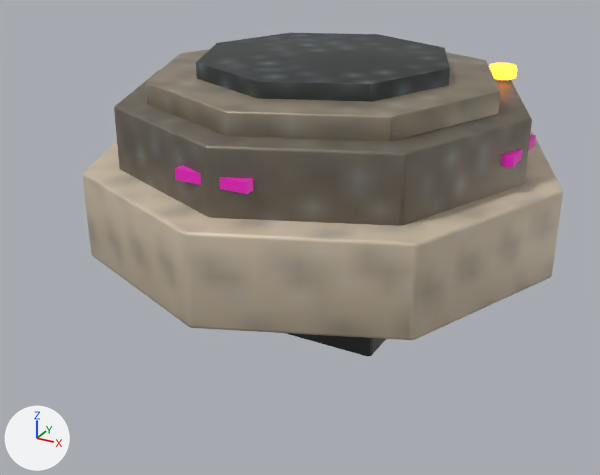
Two versions of the glTF model assets/models/buildings/turret.glb, one commit apart.
Camera for both pictures: a camera (50 mm lens) standing at (0.846, -1.655, 0.955) and looking at (-0.02, -0.08, 0.168). The axes (+X, +Y, +Z) are drawn at lower left. The lights are the same throughout. The picture after the commit comes second. Vertices at exactly the same position are counted once.

Names of what the first picture shows: 'Sandwar3D'.
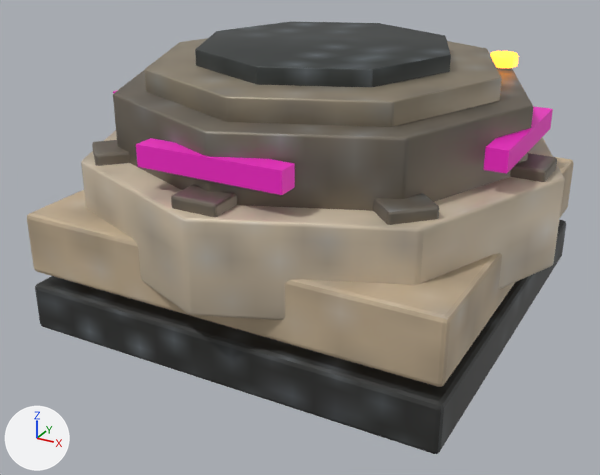
Location of each change, (x1, y1, x2, y2) in pixels of the pictures (600 x 475 px; the box of a moved part takes in the faces that stretch with it):
'Sandwar3D', reshaped (14% wider, 34% taller): before (83, 33, 563, 356); after (27, 21, 574, 454)
part 1 of me_cube, moved or reshaped: before (83, 132, 563, 340); after (81, 130, 565, 320)
part 2 of me_cube, moved or reshaped: before (114, 70, 532, 226); after (113, 67, 533, 211)
part 3 of me_cube, moved or reshaped: before (145, 49, 500, 141); after (144, 38, 502, 127)
part 4 of me_cube, moved or reshaped: before (196, 33, 450, 102); after (195, 21, 451, 87)
part 5 of me_cube, moved or reshaped: before (175, 165, 254, 194); after (136, 138, 295, 195)
part 6 of me_cube, moved or reshaped: before (501, 134, 536, 168); after (484, 106, 553, 174)
part 7 of me_cube, moved or reshaped: before (489, 62, 517, 80); after (490, 51, 519, 68)
part 8 of me_cube, moved or reshaped: before (286, 333, 386, 356); after (27, 140, 574, 454)
part 9 of me_cube, moved or reshaped (not visible before): after (510, 153, 557, 182)
part 10 of me_cube, moved or reshaped (not visible before): after (171, 185, 237, 217)

The change, as a diff of the scene's bpy script:
```diff
--- a/assets/models/buildings/turret.glb.py
+++ b/assets/models/buildings/turret.glb.py
@@ me_cube @@
 # used by ob_sandwar3d; location = (0.0, 0.0, 0.0)
-me_cube.from_pydata(...)  # 1544 vertices, 2984 faces; spans x -0.548..0.548, y -0.548..0.548, z 0.0..0.585
+me_cube.from_pydata(...)  # 1544 vertices, 2984 faces; spans x -0.548..0.548, y -0.548..0.548, z 0.0..0.612
+# me_cube part 1: the loose piece of 112 vertices spanning x -0.548..0.548, y -0.548..0.548, z 0.163..0.362 is moved by (0.0, 0.0, 0.028)
+# me_cube part 2: the loose piece of 112 vertices spanning x -0.469..0.469, y -0.469..0.469, z 0.343..0.502 is moved by (0.0, 0.0, 0.027)
+# me_cube part 3: the loose piece of 112 vertices spanning x -0.399..0.399, y -0.399..0.399, z 0.495..0.55 is moved by (0.0, 0.0, 0.027)
+# me_cube part 4: the loose piece of 112 vertices spanning x -0.29..0.29, y -0.29..0.29, z 0.54..0.585 is moved by (0.0, 0.0, 0.027)
+# me_cube part 5: the loose piece of 8 vertices spanning x -0.08..0.08, y -0.461..-0.439, z 0.421..0.444 is scaled about its middle by 2, then moved by (0.0, 0.0, 0.028)
+# me_cube part 6: the loose piece of 8 vertices spanning x 0.439..0.461, y -0.085..0.085, z 0.421..0.444 is scaled about its middle by 2, then moved by (0.0, 0.0, 0.028)
+# me_cube part 7: the loose piece of 112 vertices spanning x 0.297..0.363, y 0.227..0.293, z 0.518..0.548 is moved by (0.0, 0.0, 0.027)
+# me_cube part 8: 840 of 1544 vertices moved; they spanned x -0.48..0.355, y -0.355..0.48, z 0.0..0.34 and now span x -0.52..0.482, y -0.482..0.52, z 0.0..0.415; mean shift (0.0, 0.0, 0.028); largest move (-0.237, -0.237, 0.051) -> (-0.478, -0.478, 0.106)
+# me_cube part 9: 56 of 1544 vertices moved; they spanned x 0.4..0.48, y -0.025..0.025, z 0.245..0.34 and now span x 0.36..0.52, y -0.05..0.05, z 0.225..0.415; mean shift (0.0, 0.0, 0.028); largest move (0.406, -0.023, 0.338) -> (0.366, -0.048, 0.413)
+# me_cube part 10: 56 of 1544 vertices moved; they spanned x -0.025..0.025, y -0.48..-0.4, z 0.245..0.34 and now span x -0.05..0.05, y -0.52..-0.36, z 0.225..0.415; mean shift (0.0, 0.0, 0.028); largest move (-0.023, -0.406, 0.338) -> (-0.048, -0.366, 0.413)
+# other edits to the shape of me_cube do not show in these pictures
 me_cube.materials.append(mat_glb_soot_black)
```
